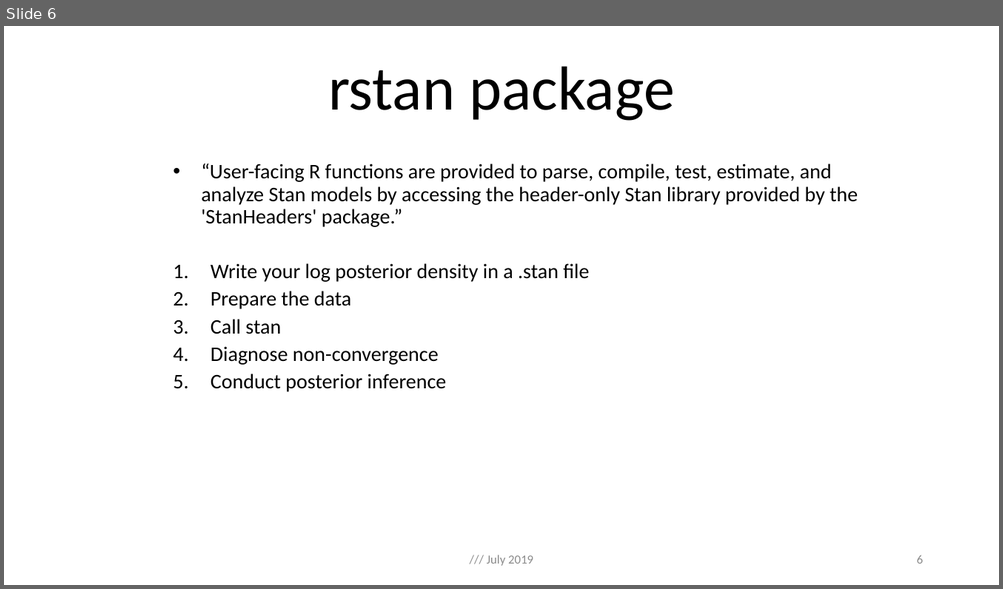
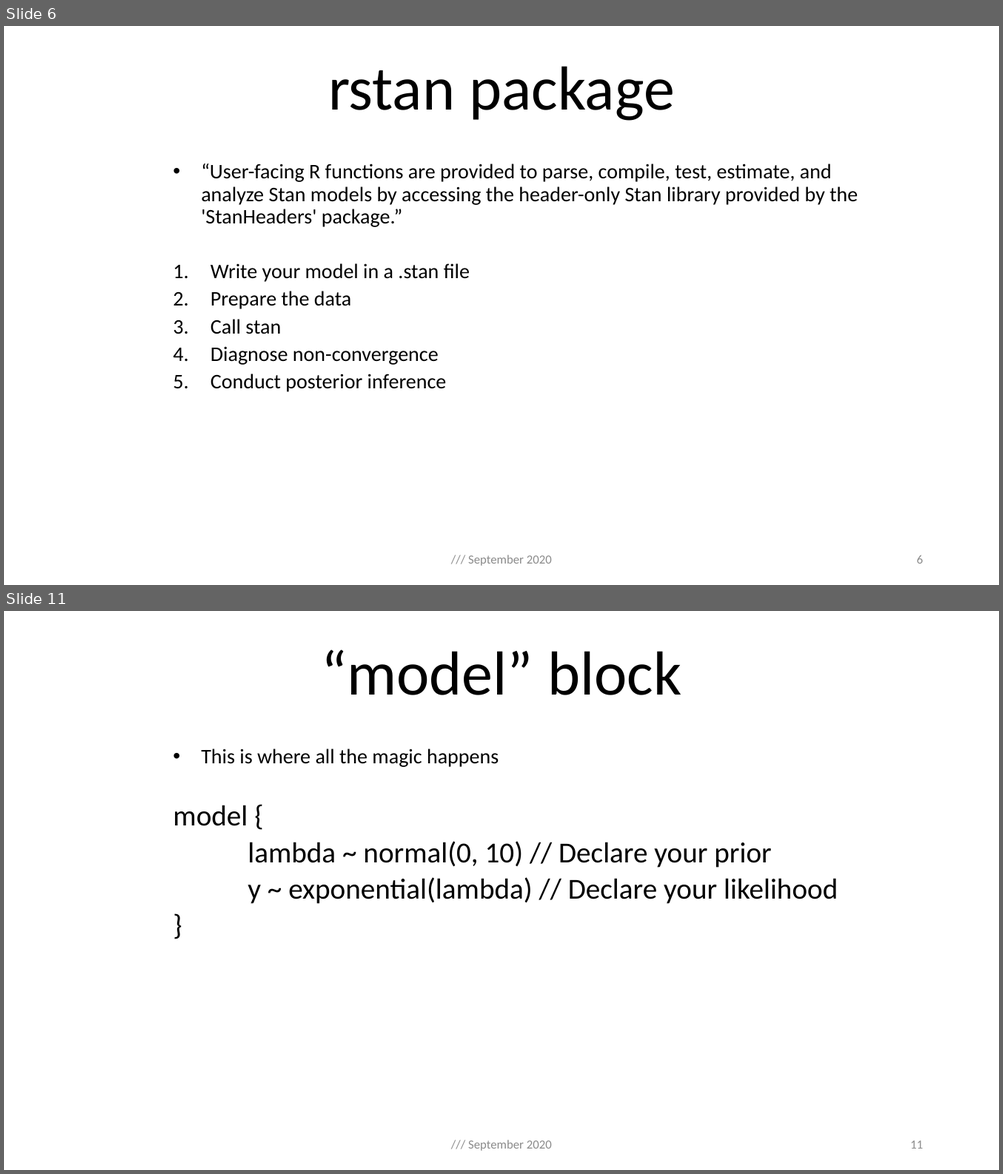
Before and after one commit to ilaga/RStan-Workshop, a slide deck: rstan_pp.pptx. Shown one above the other, each under a label of ours: slide 6 before the commit, slides 6 and 11 after it; the slides between them are not shown. The pictures are 1003x589 and 1003x1174 pixels, drawn with LibreOffice and Linux fonts; fonts in the diff are those of the drawing. Boxes give left, top, right and bottom in pixels: in the first picture for what was removed or moved away, otherwise in the second. Text is boxed around its words. In the diff, an @@ line names an element or a change of style, - is before the commit and + after.

```diff
--- a/rstan_pp.pptx
+++ b/rstan_pp.pptx
@@ slide 11 added at (4, 611, 999, 1170), background #FFFFFF @@
@@ title added at (321, 649, 681, 695), 60 pt, text #000000 @@
+“model” block
@@ subtitle added at (173, 749, 837, 904), 28 pt, text #000000 @@
+  • This is where all the magic happens
+  model {
+  lambda ~ normal(0, 10) // Declare your prior
+  y ~ exponential(lambda) // Declare your likelihood
+  }
@@ text added at (468, 1140, 552, 1151), 12 pt, text #8C8C8C @@
+/// September 2020
@@ page number added at (910, 1141, 922, 1149), 12 pt, text #8C8C8C @@
+11
@@ slide 6 changed as well @@
@@ subtitle at (210, 264, 469, 282): text changed @@
-  1. Write your log posterior density in a .stan file
+  1. Write your model in a .stan file
@@ text at (468, 555, 552, 566): text changed @@
-/// July 2019
+/// September 2020
```
Also in this commit, not shown: 10 other slides changed, 5 other slides added, 1 other file.
